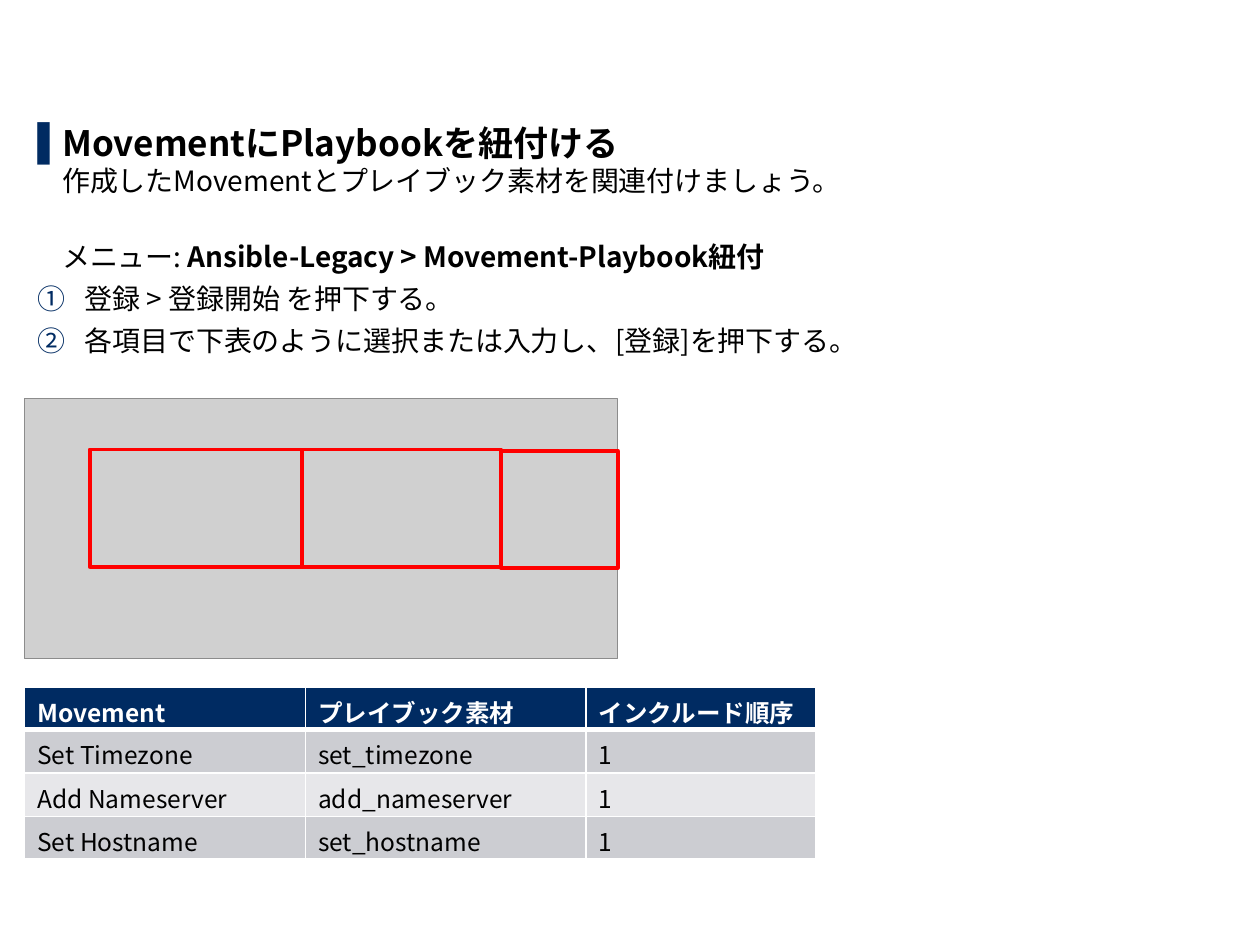
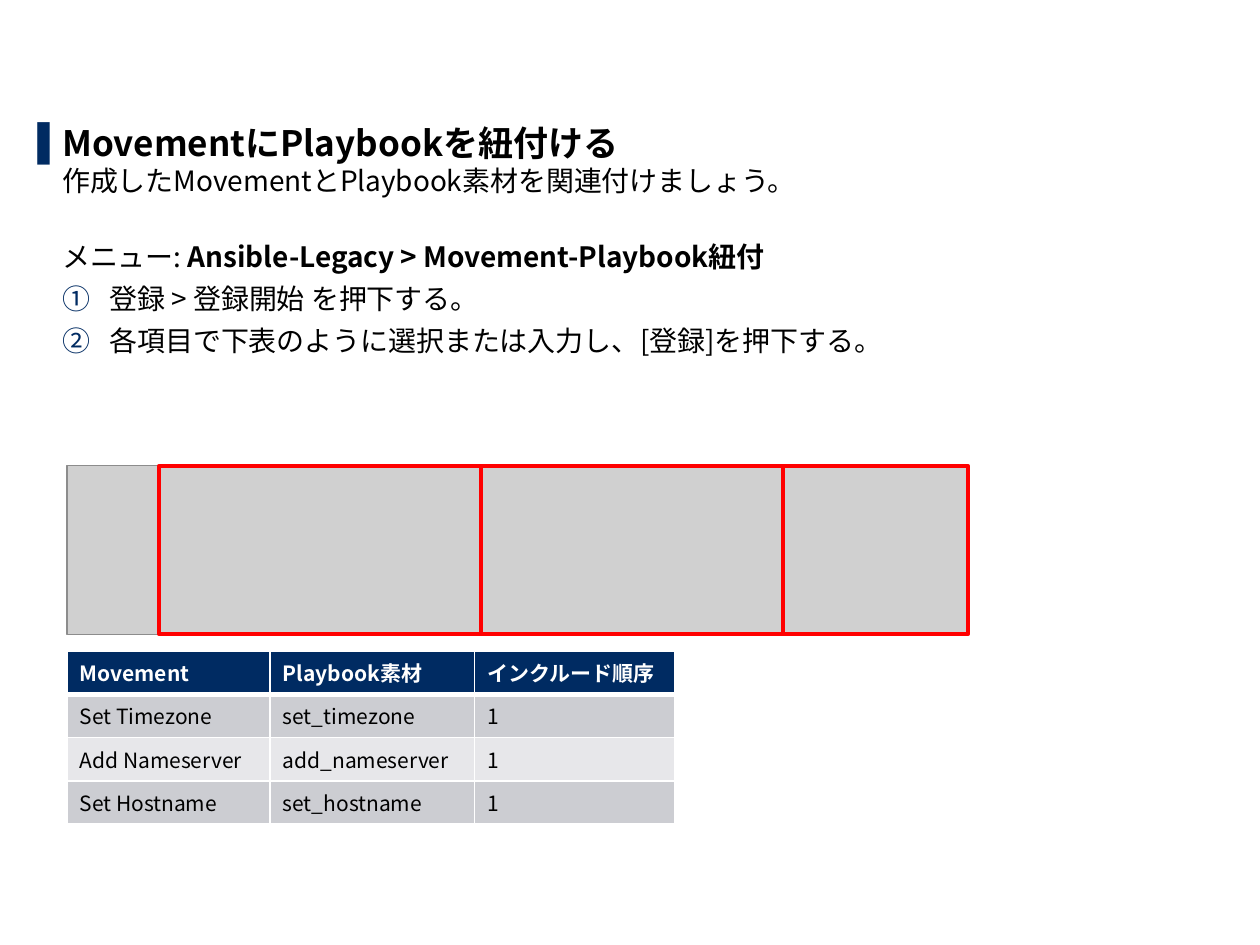
Before and after one commit to exastro-suite/it-automation-docs, a slide deck: slide 15 of asset/Learn_ja/ITA-hg-ps_practice_ja.pptx. Drawn at 1260x945 pixels with LibreOffice and Linux fonts; fonts in the diff are those of the drawing; grey boxes stand for pictures; background and template pictures are left out. Boxes give left, top, right and bottom in pixels: in the first picture for what was removed or moved away, otherwise in the second. Text is boxed around its words. In the diff, an @@ line names an element or a change of style, - is before the commit and + after.

```diff
--- a/asset/Learn_ja/ITA-hg-ps_practice_ja.pptx
+++ b/asset/Learn_ja/ITA-hg-ps_practice_ja.pptx
@@ text at (62, 126, 795, 274): text changed @@
-▌ MovementにPlaybookを紐付ける
-  作成したMovementとプレイブック素材を関連付けましょう。
-  メニュー: Ansible-Legacy > Movement-Playbook紐付
+▌ MovementにPlaybookを紐付ける
+  作成したMovementとPlaybook素材を関連付けましょう。
+  メニュー: Ansible-Legacy > Movement-Playbook紐付
@@ text at (109, 285, 882, 356): list level 1 to 2 in "登録 > 登録開始 を押下する。"; list level 1 to 2 in "各項目で下表のように選択または入力し、[登録]を押下する。" @@
@@ picture: place and size @@
-picture at (24, 398, 617, 658)
+picture at (67, 466, 968, 635)
@@ rectangle: place and size @@
-rectangle at (89, 450, 302, 567)
+rectangle at (159, 466, 481, 635)
@@ rectangle: place and size @@
-rectangle at (302, 450, 500, 567)
+rectangle at (481, 466, 784, 635)
@@ rectangle: place and size @@
-rectangle at (501, 451, 619, 568)
+rectangle at (784, 466, 969, 635)
@@ text removed at (20, 602, 536, 653) @@
-関連付け表
@@ table at (67, 651, 674, 818) @@
-row 1, column 2: プレイブック素材
+row 1, column 2: Playbook素材
@@ size 14 to 12 pt @@
@@ table: place and size @@
-table at (25, 688, 816, 859)
+table at (67, 651, 674, 818)
```
Also in this commit, not shown: 36 other slides changed, 1 other file.
